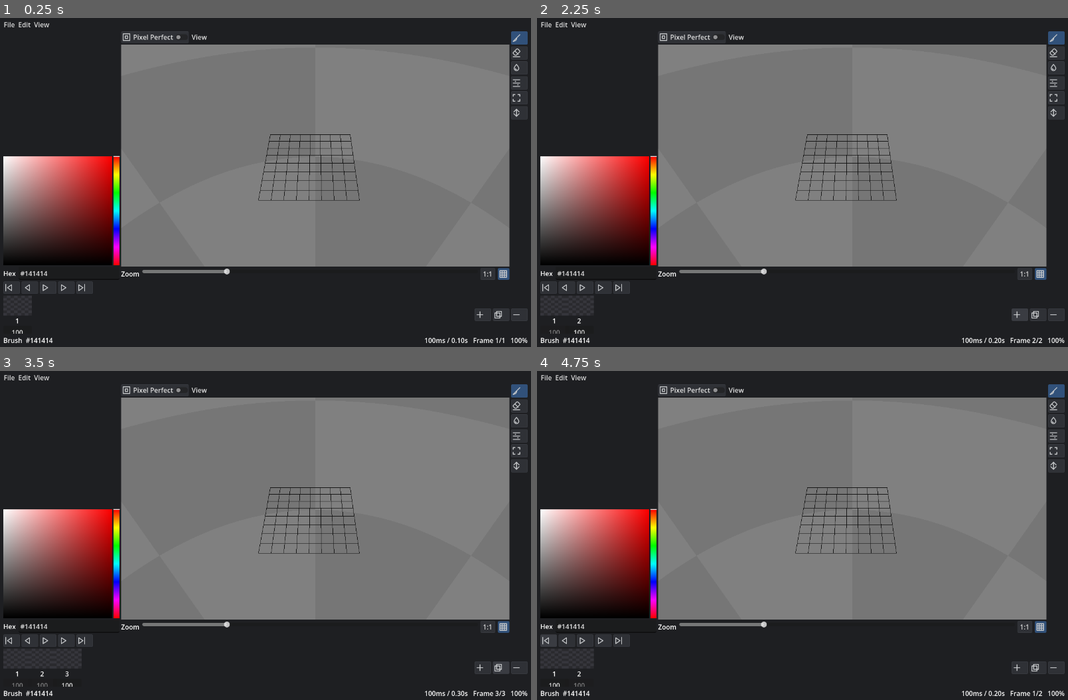
Above: before the commit, frames 1-4 (two rows, left to right).
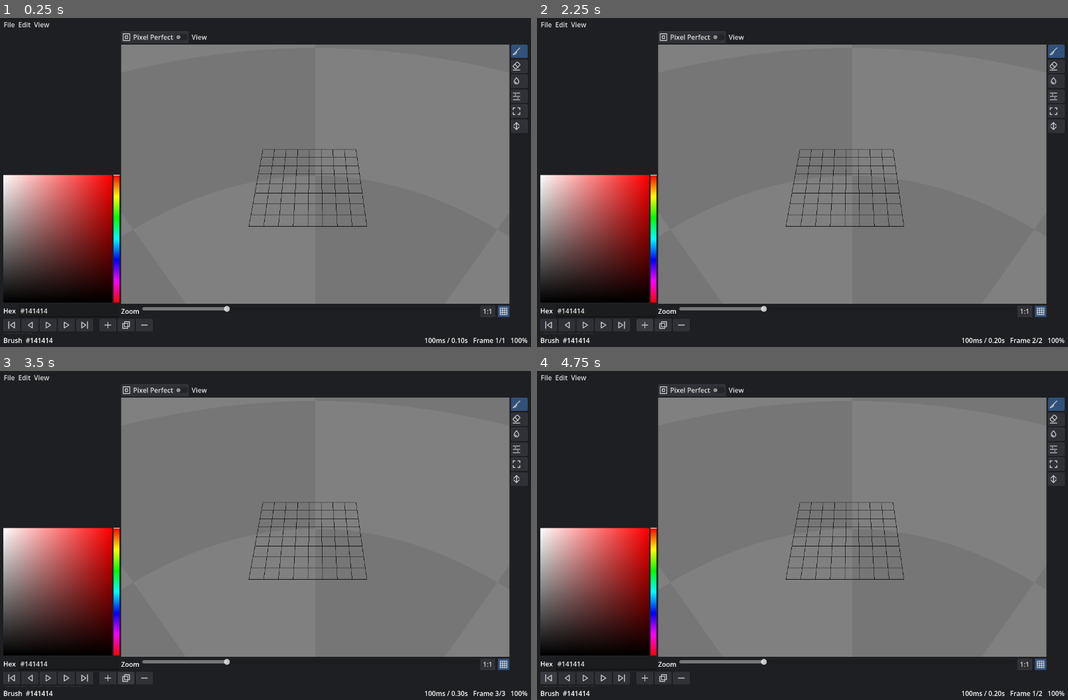
Above: after the commit, the same moments.

Repository: LeonardMeagher2/LVE
Game: Godot game, scene res://ui/main.tscn
Same seed, same stepped clock (60 frames per second), same inputs: the game is played once before the commit and once after it.
Inputs (mouse positions are in pixels of both pictures, inside the frame that each line leads up to; where the layout moved, square brackets give the same spot in the first picture):
- Up to frame 1 (0.25 s): no input
- Up to frame 2 (2.25 s): click (568, 323) [568, 287] at 0.5 s; click (621, 323) [621, 287] at 1.25 s; click (643, 323) [1020, 314] at 2 s
- Up to frame 3 (3.5 s): click (127, 676) [499, 667] at 2.75 s
- Up to frame 4 (4.75 s): click (680, 676) [1057, 667] at 3.5 s; click (547, 676) [547, 640] at 4.25 s

The runs differ from the first frame. In frame 1, 20% of the frame differs, in the area x 0-100%, y 4-96%; in frame 2, 20%; in frame 3, 20%; in frame 4, 20%.

Commit message:
ui: migrate to unique name references

Diff:
--- a/ui/bottom_dock.gd
+++ b/ui/bottom_dock.gd
@@ -15,8 +15,8 @@
 signal frame_selected(index: int)
 signal delay_changed
 
-@onready var _play_button: Button = $PlaybackRow/Play
-@onready var _frame_strip: EditorFrameStrip = $FrameRow/FrameScroll/FrameStrip
+@onready var _play_button: Button = %Play
+@onready var _frame_strip: EditorFrameStrip = %FrameStrip
 
 
 func _ready() -> void:
--- a/ui/bottom_dock.tscn
+++ b/ui/bottom_dock.tscn
@@ -1,110 +1,133 @@
-[gd_scene format=3]
+[gd_scene format=3 uid="uid://8g827rqodt23"]
 
-[ext_resource type="Script" path="res://ui/bottom_dock.gd" id="1_dock"]
-[ext_resource type="Script" path="res://ui/frame_strip.gd" id="2_strip"]
-[ext_resource type="Texture2D" path="res://icons/to_start.svg" id="3_to_start"]
-[ext_resource type="Texture2D" path="res://icons/step_back.svg" id="4_back"]
-[ext_resource type="Texture2D" path="res://icons/play.svg" id="5_play"]
-[ext_resource type="Texture2D" path="res://icons/step_forward.svg" id="6_fwd"]
-[ext_resource type="Texture2D" path="res://icons/to_end.svg" id="7_end"]
-[ext_resource type="Texture2D" path="res://icons/frame_add.svg" id="8_add"]
-[ext_resource type="Texture2D" path="res://icons/frame_dup.svg" id="9_dup"]
-[ext_resource type="Texture2D" path="res://icons/frame_del.svg" id="10_del"]
+[ext_resource type="Script" uid="uid://h3qnfjoqxy0f" path="res://ui/bottom_dock.gd" id="1_dock"]
+[ext_resource type="Script" uid="uid://ch5l247rhporb" path="res://ui/frame_strip.gd" id="2_strip"]
+[ext_resource type="Texture2D" uid="uid://wx5jy0fisyiy" path="res://icons/to_start.svg" id="3_to_start"]
+[ext_resource type="Texture2D" uid="uid://dqdve5t4ixwpy" path="res://icons/step_back.svg" id="4_back"]
+[ext_resource type="Texture2D" uid="uid://bshoasjpvru2h" path="res://icons/play.svg" id="5_play"]
+[ext_resource type="Texture2D" uid="uid://djqb5uqnxxmhe" path="res://icons/step_forward.svg" id="6_fwd"]
+[ext_resource type="Texture2D" uid="uid://c4401j16xtgri" path="res://icons/to_end.svg" id="7_end"]
+[ext_resource type="Texture2D" uid="uid://cjpr0oyhe51e" path="res://icons/frame_add.svg" id="8_add"]
+[ext_resource type="PackedScene" uid="uid://c2301xo3rbrka" path="res://ui/frame_button.tscn" id="8_iw04i"]
+[ext_resource type="Texture2D" uid="uid://do7ho0llc2tpu" path="res://icons/frame_dup.svg" id="9_dup"]
+[ext_resource type="Texture2D" uid="uid://xjl044jlksik" path="res://icons/frame_del.svg" id="10_del"]
 
-[node name="BottomDock" type="VBoxContainer"]
-layout_mode = 2
+[node name="BottomDock" type="VBoxContainer" unique_id=106212846]
+anchors_preset = 15
+anchor_right = 1.0
+anchor_bottom = 1.0
+grow_horizontal = 2
+grow_vertical = 2
 theme_override_constants/separation = 4
 script = ExtResource("1_dock")
 
-[node name="PlaybackRow" type="HBoxContainer" parent="."]
+[node name="HBoxContainer2" type="HBoxContainer" parent="." unique_id=1744826518]
+layout_mode = 2
+theme_override_constants/separation = 16
+
+[node name="PlaybackRow" type="HBoxContainer" parent="HBoxContainer2" unique_id=1867073933]
 custom_minimum_size = Vector2(0, 30)
 layout_mode = 2
 theme_override_constants/separation = 4
 
-[node name="ToStart" type="Button" parent="PlaybackRow"]
+[node name="ToStart" type="Button" parent="HBoxContainer2/PlaybackRow" unique_id=1508834326]
 custom_minimum_size = Vector2(40, 28)
 layout_mode = 2
+tooltip_text = "Step to start"
 focus_mode = 0
 icon = ExtResource("3_to_start")
-tooltip_text = "Step to start"
+icon_alignment = 1
 
-[node name="Prev" type="Button" parent="PlaybackRow"]
+[node name="Prev" type="Button" parent="HBoxContainer2/PlaybackRow" unique_id=1849203195]
 custom_minimum_size = Vector2(40, 28)
 layout_mode = 2
+tooltip_text = "Step back"
 focus_mode = 0
 icon = ExtResource("4_back")
-tooltip_text = "Step back"
+icon_alignment = 1
 
-[node name="Play" type="Button" parent="PlaybackRow"]
+[node name="Play" type="Button" parent="HBoxContainer2/PlaybackRow" unique_id=1338261472]
+unique_name_in_owner = true
 custom_minimum_size = Vector2(40, 28)
 layout_mode = 2
+tooltip_text = "Play"
 focus_mode = 0
 icon = ExtResource("5_play")
-tooltip_text = "Play"
+icon_alignment = 1
 
-[node name="Next" type="Button" parent="PlaybackRow"]
+[node name="Next" type="Button" parent="HBoxContainer2/PlaybackRow" unique_id=1342544756]
 custom_minimum_size = Vector2(40, 28)
 layout_mode = 2
+tooltip_text = "Step forward"
 focus_mode = 0
 icon = ExtResource("6_fwd")
-tooltip_text = "Step forward"
+icon_alignment = 1
 
-[node name="ToEnd" type="Button" parent="PlaybackRow"]
+[node name="ToEnd" type="Button" parent="HBoxContainer2/PlaybackRow" unique_id=1180906050]
 custom_minimum_size = Vector2(40, 28)
 layout_mode = 2
+tooltip_text = "Step to end"
 focus_mode = 0
 icon = ExtResource("7_end")
-tooltip_text = "Step to end"
+icon_alignment = 1
 
-[node name="PlaybackSpacer" type="Control" parent="PlaybackRow"]
+[node name="FrameRow" type="HBoxContainer" parent="HBoxContainer2" unique_id=1181380925]
 layout_mode = 2
 size_flags_horizontal = 3
 
-[node name="FrameRow" type="HBoxContainer" parent="."]
-custom_minimum_size = Vector2(0, 92)
+[node name="Add" type="Button" parent="HBoxContainer2/FrameRow" unique_id=290217125]
+custom_minimum_size = Vector2(40, 30)
 layout_mode = 2
+size_flags_vertical = 4
+tooltip_text = "Add frame"
+focus_mode = 0
+icon = ExtResource("8_add")
+icon_alignment = 1
+
+[node name="Dup" type="Button" parent="HBoxContainer2/FrameRow" unique_id=825756284]
+custom_minimum_size = Vector2(40, 30)
+layout_mode = 2
+size_flags_vertical = 4
+tooltip_text = "Duplicate frame"
+focus_mode = 0
+icon = ExtResource("9_dup")
+icon_alignment = 1
+
+[node name="Del" type="Button" parent="HBoxContainer2/FrameRow" unique_id=2010203312]
+custom_minimum_size = Vector2(40, 30)
+layout_mode = 2
+size_flags_vertical = 4
+tooltip_text = "Delete frame"
+focus_mode = 0
+icon = ExtResource("10_del")
+icon_alignment = 1
+
+[node name="FrameRow" type="HBoxContainer" parent="." unique_id=1879118177]
+layout_mode = 2
+size_flags_vertical = 3
 theme_override_constants/separation = 4
 
-[node name="FrameScroll" type="ScrollContainer" parent="FrameRow"]
+[node name="FrameScroll" type="ScrollContainer" parent="FrameRow" unique_id=1670401868]
 layout_mode = 2
 size_flags_horizontal = 3
 size_flags_stretch_ratio = 2.0
+vertical_scroll_mode = 0
 
-[node name="FrameStrip" type="HBoxContainer" parent="FrameRow/FrameScroll"]
+[node name="FrameStrip" type="HBoxContainer" parent="FrameRow/FrameScroll" unique_id=471556670]
+unique_name_in_owner = true
 layout_mode = 2
 size_flags_horizontal = 3
-size_flags_vertical = 4
+size_flags_vertical = 3
 script = ExtResource("2_strip")
 
-[node name="Add" type="Button" parent="FrameRow"]
-custom_minimum_size = Vector2(40, 30)
+[node name="Frame" parent="FrameRow/FrameScroll/FrameStrip" unique_id=1469478484 instance=ExtResource("8_iw04i")]
 layout_mode = 2
-size_flags_vertical = 4
-focus_mode = 0
-icon = ExtResource("8_add")
-tooltip_text = "Add frame"
 
-[node name="Dup" type="Button" parent="FrameRow"]
-custom_minimum_size = Vector2(40, 30)
-layout_mode = 2
-size_flags_vertical = 4
-focus_mode = 0
-icon = ExtResource("9_dup")
-tooltip_text = "Duplicate frame"
-
-[node name="Del" type="Button" parent="FrameRow"]
-custom_minimum_size = Vector2(40, 30)
-layout_mode = 2
-size_flags_vertical = 4
-focus_mode = 0
-icon = ExtResource("10_del")
-tooltip_text = "Delete frame"
-
-[connection signal="pressed" from="PlaybackRow/ToStart" to="." method="_on_to_start_pressed"]
-[connection signal="pressed" from="PlaybackRow/Prev" to="." method="_on_prev_pressed"]
-[connection signal="pressed" from="PlaybackRow/Play" to="." method="_on_play_pressed"]
-[connection signal="pressed" from="PlaybackRow/Next" to="." method="_on_next_pressed"]
-[connection signal="pressed" from="PlaybackRow/ToEnd" to="." method="_on_to_end_pressed"]
-[connection signal="pressed" from="FrameRow/Add" to="." method="_on_frame_add"]
-[connection signal="pressed" from="FrameRow/Dup" to="." method="_on_frame_dup"]
-[connection signal="pressed" from="FrameRow/Del" to="." method="_on_frame_del"]
+[connection signal="pressed" from="HBoxContainer2/PlaybackRow/ToStart" to="." method="_on_to_start_pressed"]
+[connection signal="pressed" from="HBoxContainer2/PlaybackRow/Prev" to="." method="_on_prev_pressed"]
+[connection signal="pressed" from="HBoxContainer2/PlaybackRow/Play" to="." method="_on_play_pressed"]
+[connection signal="pressed" from="HBoxContainer2/PlaybackRow/Next" to="." method="_on_next_pressed"]
+[connection signal="pressed" from="HBoxContainer2/PlaybackRow/ToEnd" to="." method="_on_to_end_pressed"]
+[connection signal="pressed" from="HBoxContainer2/FrameRow/Add" to="." method="_on_frame_add"]
+[connection signal="pressed" from="HBoxContainer2/FrameRow/Dup" to="." method="_on_frame_dup"]
+[connection signal="pressed" from="HBoxContainer2/FrameRow/Del" to="." method="_on_frame_del"]
--- a/ui/control_bar.tscn
+++ b/ui/control_bar.tscn
@@ -35,6 +35,7 @@
 toggle_mode = true
 button_pressed = true
 icon = ExtResource("2_grid")
+icon_alignment = 1
 
 [connection signal="value_changed" from="ZoomSlider" to="." method="_on_zoom_slider_changed"]
 [connection signal="pressed" from="ZoomOne" to="." method="_on_zoom_one_pressed"]
--- a/ui/main.gd
+++ b/ui/main.gd
@@ -1,11 +1,11 @@
 extends Control
 
-@onready var _menu_bar: EditorMenuBar = $Content/Root/MenuBar
-@onready var _option_bar: OptionBar = $Content/Root/Body/CenterPane/OptionBar
-@onready var _viewport_panel: EditorViewportPanel = $Content/Root/Body/CenterPane/ViewportContainer
-@onready var _control_bar: ControlBar = $Content/Root/Body/CenterPane/ControlBar
-@onready var _bottom_dock: EditorBottomDock = $Content/Root/BottomDock
-@onready var _status_bar: EditorStatusBar = $Content/Root/StatusBar
+@onready var _menu_bar: EditorMenuBar = %MenuBar
+@onready var _option_bar: OptionBar = %OptionBar
+@onready var _viewport_panel: EditorViewportPanel = %ViewportContainer
+@onready var _control_bar: ControlBar = %ControlBar
+@onready var _bottom_dock: EditorBottomDock = %BottomDock
+@onready var _status_bar: EditorStatusBar = %StatusBar
 
 var _zoom_percent := 100.0
 
--- a/ui/main.tscn
+++ b/ui/main.tscn
@@ -38,6 +38,7 @@
 theme_override_constants/separation = 4
 
 [node name="MenuBar" parent="Content/Root" unique_id=873351853 instance=ExtResource("2_menu")]
+unique_name_in_owner = true
 
 [node name="Body" type="HBoxContainer" parent="Content/Root" unique_id=209754651]
 layout_mode = 2
@@ -46,21 +47,38 @@
 
 [node name="LeftPane" parent="Content/Root/Body" unique_id=1147462058 instance=ExtResource("7_palette")]
 
-[node name="CenterPane" type="VBoxContainer" parent="Content/Root/Body" unique_id=825903145]
+[node name="VBoxContainer" type="VBoxContainer" parent="Content/Root/Body" unique_id=2015353210]
+layout_mode = 2
+size_flags_horizontal = 3
+
+[node name="OptionBar" parent="Content/Root/Body/VBoxContainer" unique_id=1775805641 instance=ExtResource("9_option")]
+unique_name_in_owner = true
+
+[node name="HBoxContainer" type="HBoxContainer" parent="Content/Root/Body/VBoxContainer" unique_id=716075585]
+layout_mode = 2
+size_flags_vertical = 3
+
+[node name="CenterPane" type="VBoxContainer" parent="Content/Root/Body/VBoxContainer/HBoxContainer" unique_id=825903145]
 layout_mode = 2
 size_flags_horizontal = 3
 size_flags_vertical = 3
 theme_override_constants/separation = 4
 
-[node name="OptionBar" parent="Content/Root/Body/CenterPane" unique_id=1775805641 instance=ExtResource("9_option")]
-
-[node name="ViewportContainer" parent="Content/Root/Body/CenterPane" unique_id=236441930 instance=ExtResource("3_viewport")]
+[node name="ViewportContainer" parent="Content/Root/Body/VBoxContainer/HBoxContainer/CenterPane" unique_id=236441930 instance=ExtResource("3_viewport")]
+unique_name_in_owner = true
 layout_mode = 2
 
-[node name="ControlBar" parent="Content/Root/Body/CenterPane" unique_id=1397268665 instance=ExtResource("10_control")]
+[node name="ControlBar" parent="Content/Root/Body/VBoxContainer/HBoxContainer/CenterPane" unique_id=1397268665 instance=ExtResource("10_control")]
+unique_name_in_owner = true
+layout_mode = 2
 
-[node name="RightStrip" parent="Content/Root/Body" unique_id=1524503512 instance=ExtResource("8_tool")]
+[node name="RightStrip" parent="Content/Root/Body/VBoxContainer/HBoxContainer" unique_id=1524503512 instance=ExtResource("8_tool")]
+unique_name_in_owner = true
+layout_mode = 2
 
 [node name="BottomDock" parent="Content/Root" unique_id=1466148729 instance=ExtResource("4_frame")]
+unique_name_in_owner = true
+layout_mode = 2
 
 [node name="StatusBar" parent="Content/Root" unique_id=597734069 instance=ExtResource("5_status")]
+unique_name_in_owner = true
Not shown: 1 places in ui/main.tscn that only renumber resources
